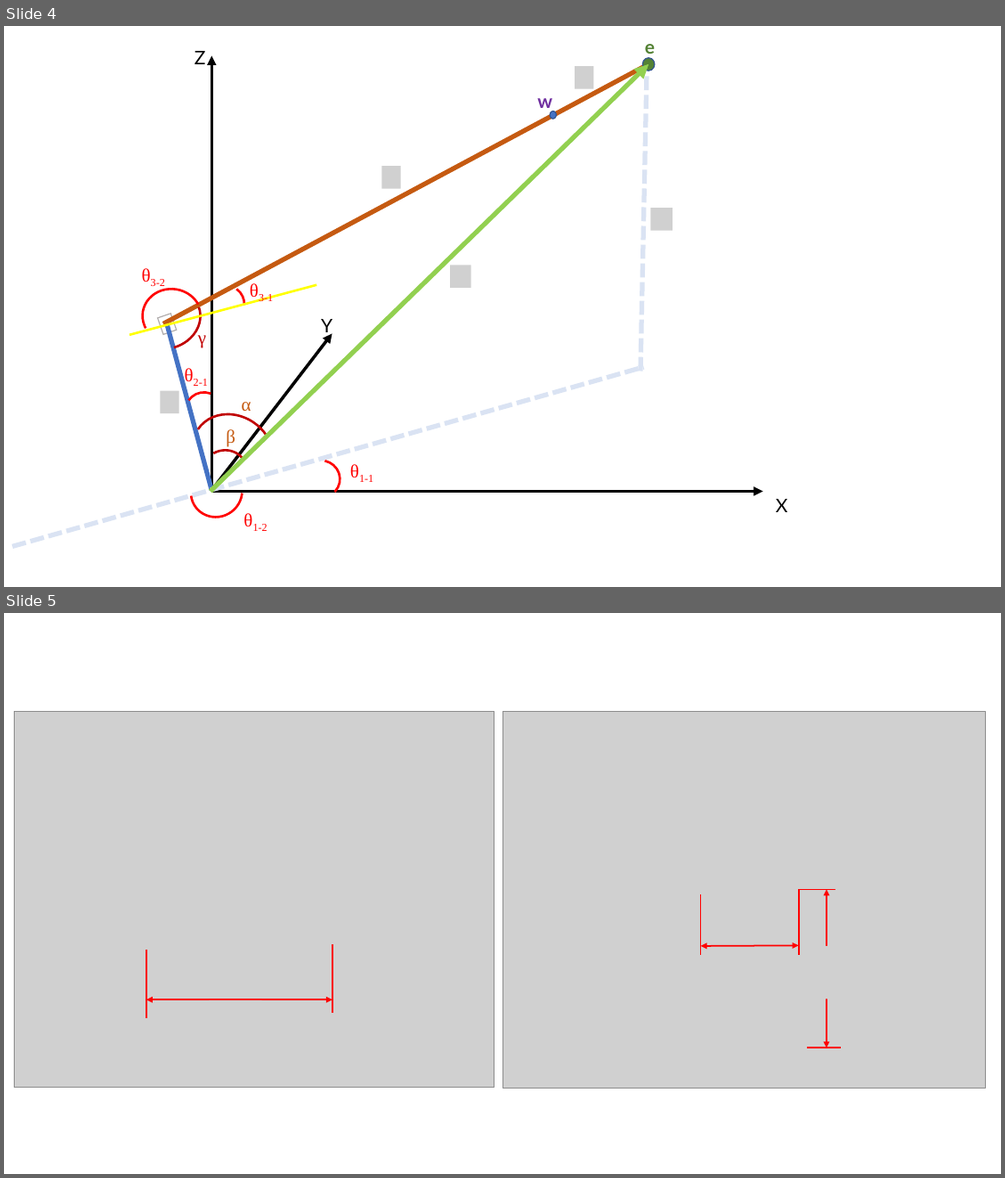
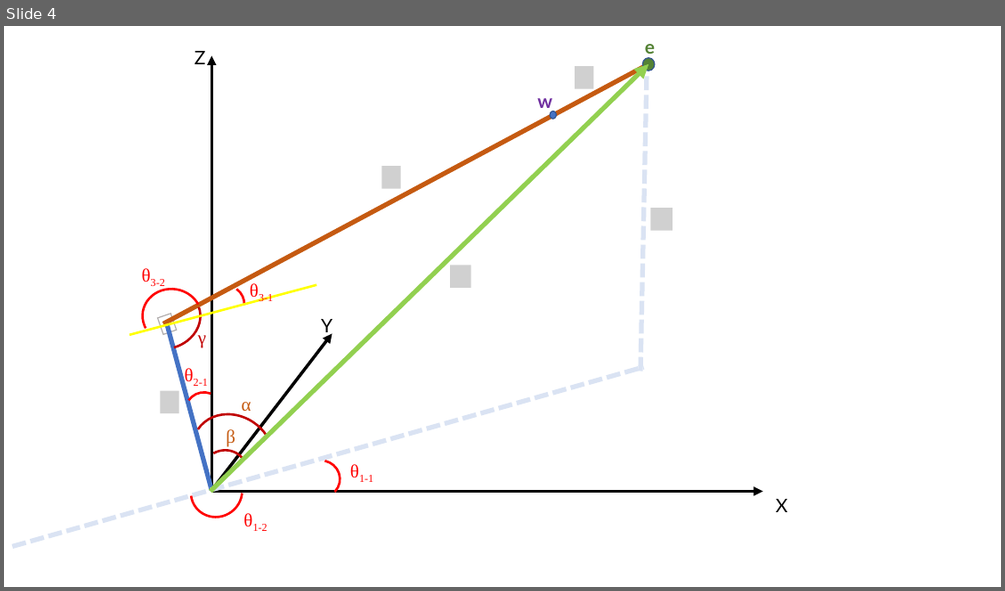
Before and after one commit to Robotica-2021/Laboratorio-2, a slide deck: Lab2.pptx. Shown one above the other, each under a label of ours: slides 4 and 5 before the commit, slide 4 after it. The pictures are 1005x1178 and 1005x591 pixels, drawn with LibreOffice and Linux fonts; fonts in the diff are those of the drawing; grey boxes stand for pictures. Boxes give left, top, right and bottom in pixels: in the first picture for what was removed or moved away, otherwise in the second. Text is boxed around its words. In the diff, an @@ line names an element or a change of style, - is before the commit and + after.

```diff
--- a/Lab2.pptx
+++ b/Lab2.pptx
@@ slide 5 removed at (4, 613, 1001, 1174), background #FFFFFF @@
@@ picture removed at (14, 711, 494, 1087) @@
@@ picture removed at (503, 712, 986, 1088) @@
@@ line removed from (701, 895) to (701, 955) @@
@@ line removed from (800, 890) to (800, 955) @@
@@ line removed from (800, 890) to (835, 890) @@
@@ double arrow removed from (826, 1047) to (826, 890) @@
@@ line removed from (146, 949) to (146, 1018) @@
@@ line removed from (332, 944) to (332, 1013) @@
@@ double arrow removed from (701, 946) to (799, 945) @@
@@ picture removed at (722, 948, 791, 968) @@
@@ picture removed at (825, 946, 846, 999) @@
@@ double arrow removed from (146, 999) to (332, 999) @@
@@ picture removed at (209, 1000, 262, 1021) @@
@@ line removed from (841, 1047) to (807, 1047) @@
```
Also in this commit, not shown: 1 slide changed, 1 slide added, 16 other files.
